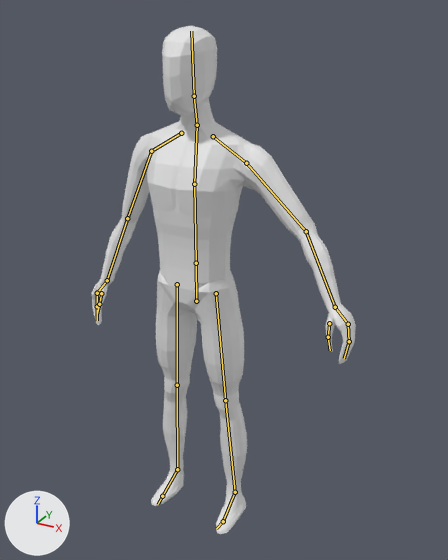
A saved change to the Blender file person.blend.
Both versions are drawn from a 50 mm camera at (1.124, -1.828, 2.008) aimed at (0.102, 0.03, 1.079). The lights are fixed; the arrows at lower left show +X, +Y and +Z. Both versions are drawn at the pose saved in each file; the numbers are the values there. The bones that bend it are drawn over the model as lines.

Objects in the first picture: 'FullBody'.
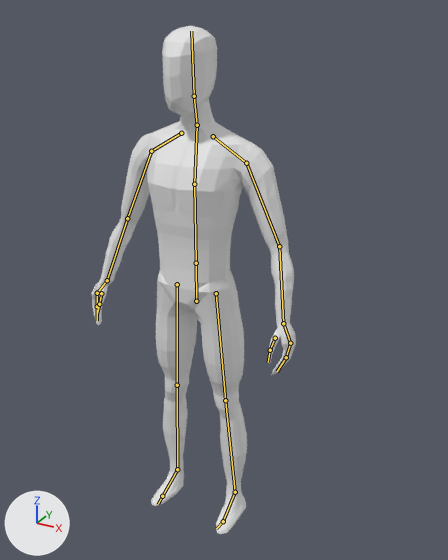
What differs and where, as boxes [x1, y1, x2, y2] in the pictures (448 x 560 px):
'FullBody', posed (23% narrower): before [92, 26, 356, 534]; after [92, 26, 296, 534]
bone 'UpperArm.L', root to tip: before (246, 163) to (306, 231); after (246, 163) to (279, 246)

What the commit changed:
Bone 'UpperArm.L' (bone_upperarm_l) turns from (3, 7, 24) to (0, 0, 0) degrees about its own x, y and z.
